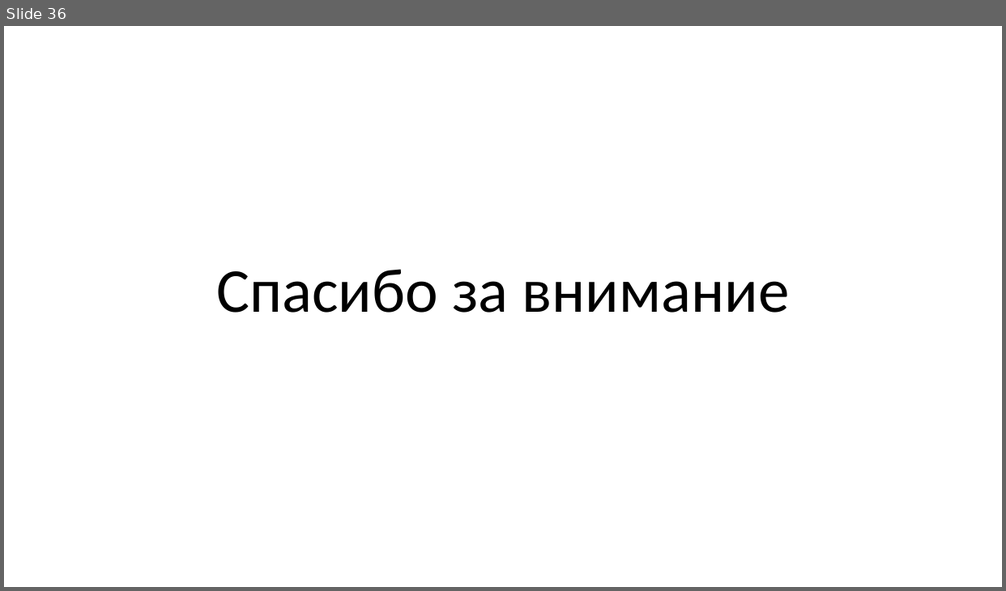
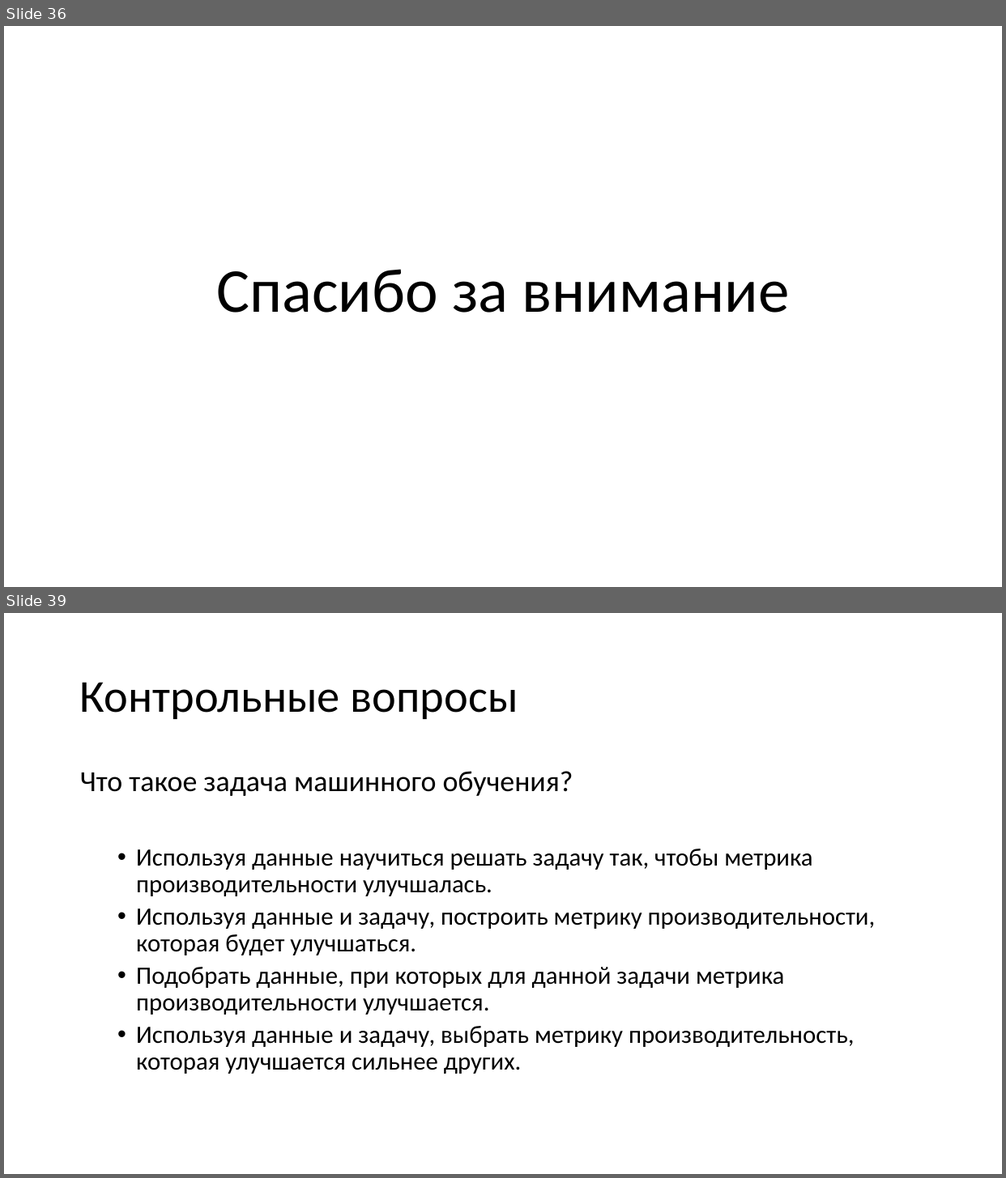
Before and after one commit to mosalov/AI_main_lectures, a slide deck: Лекция 1 09_09_2020.pptx. Shown one above the other, each under a label of ours: slide 36 before the commit, slides 36 and 39 after it; the slides between them are not shown. The pictures are 1006x591 and 1006x1178 pixels, drawn with LibreOffice and Linux fonts; fonts in the diff are those of the drawing. Boxes give left, top, right and bottom in pixels: in the first picture for what was removed or moved away, otherwise in the second. Text is boxed around its words. In the diff, an @@ line names an element or a change of style, - is before the commit and + after.

```diff
--- a/Лекция 1 09_09_2020.pptx
+++ b/Лекция 1 09_09_2020.pptx
@@ slide 39 added at [4, 613, 1002, 1174], background #FFFFFF @@
@@ title added at [80, 682, 518, 719], 44 pt, text #000000 @@
+Контрольные вопросы
@@ text added at [80, 771, 876, 1074], 24 pt, text #000000 @@
+Что такое задача машинного обучения?
+  • Используя данные научиться решать задачу так, чтобы метрика производительности улучшалась.
+  • Используя данные и задачу, построить метрику производительности, которая будет улучшаться.
+  • Подобрать данные, при которых для данной задачи метрика производительности улучшается.
+  • Используя данные и задачу, выбрать метрику производительность, которая улучшается сильнее других.
```
Also in this commit, not shown: 8 other slides added, 3 other files.
